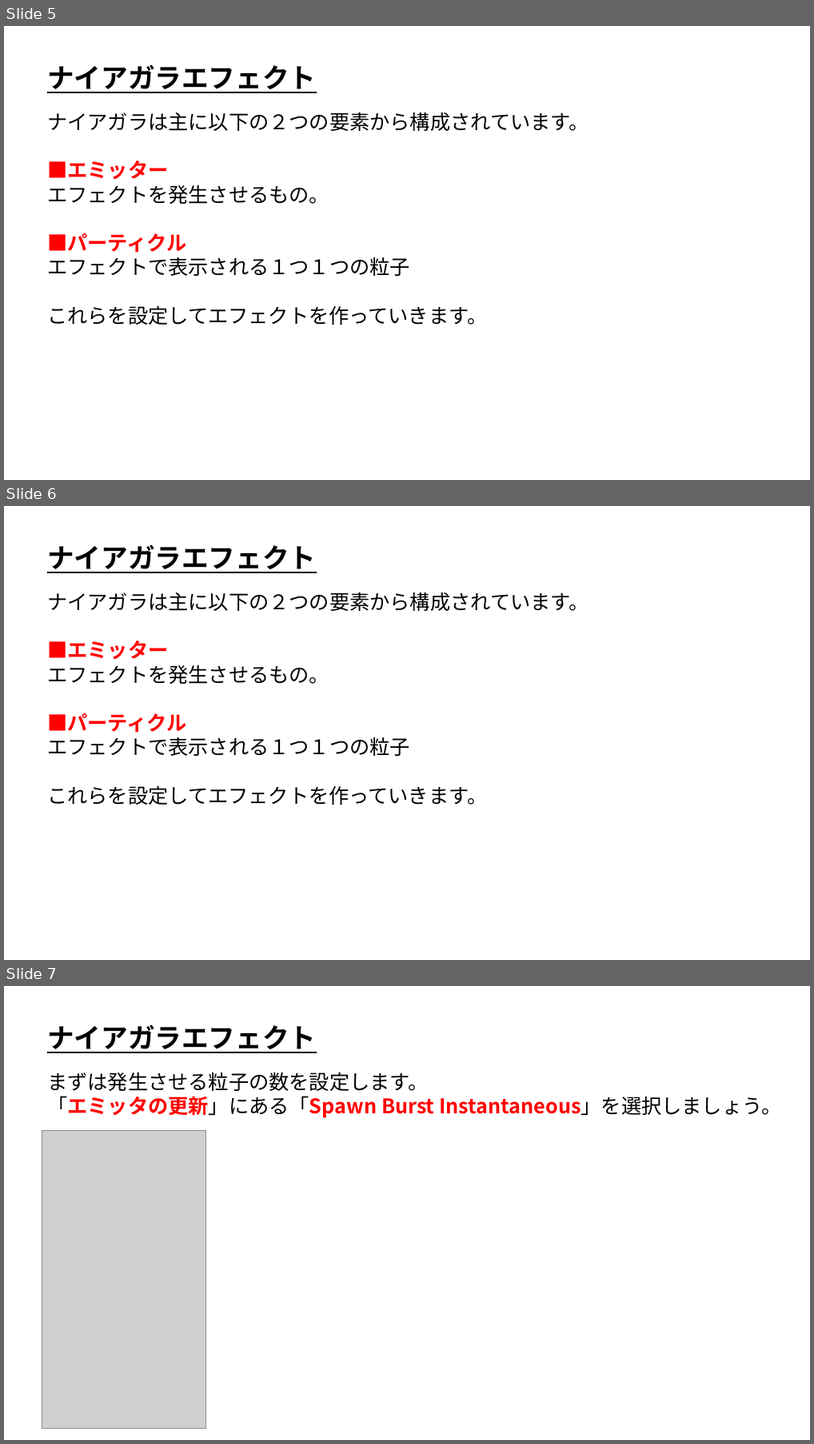
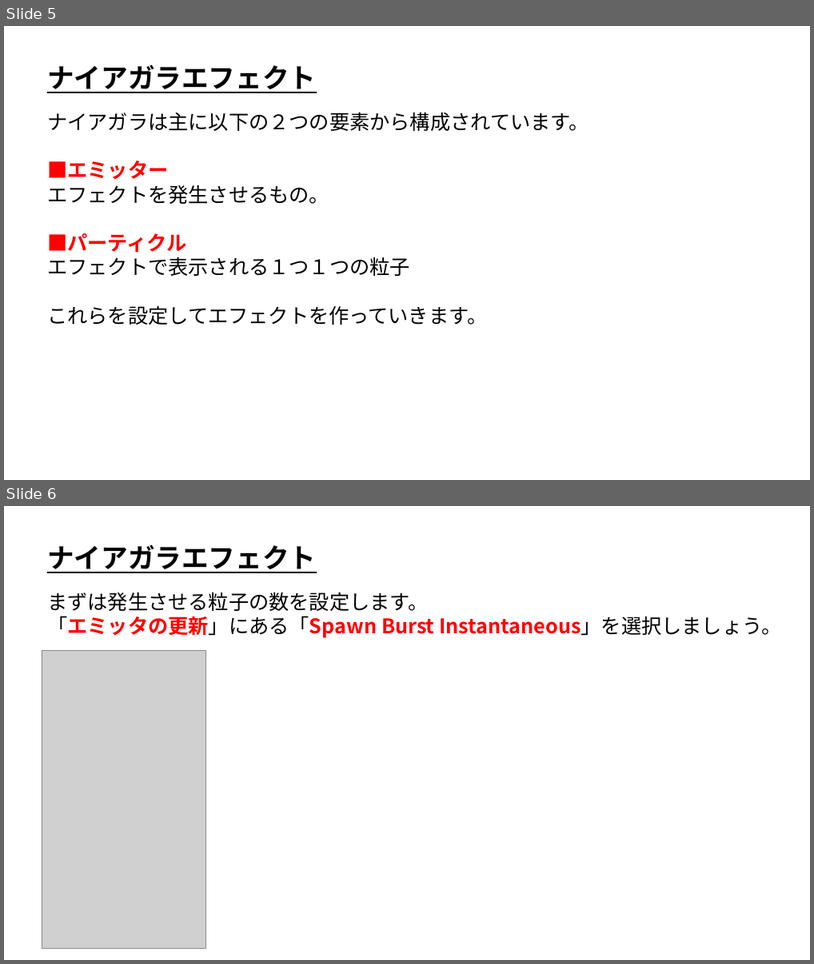
Before and after one commit to ArakiYusuke-Ohara/Textbook, a slide deck: ゲーム科3年/00_前期/ゲームエンジンⅤ/15_ナイアガラエフェクトの基礎.pptx. Shown one above the other, each under a label of ours: slides 5, 6 and 7 before the commit, slides 5 and 6 after it. The pictures are 814x1444 and 814x964 pixels, drawn with LibreOffice and Linux fonts; fonts in the diff are those of the drawing; grey boxes stand for pictures. Boxes give left, top, right and bottom in pixels: in the first picture for what was removed or moved away, otherwise in the second. Text is boxed around its words. In the diff, an @@ line names an element or a change of style, - is before the commit and + after.

Commit message:
スライド微修正

```diff
--- a/ゲーム科3年/00_前期/ゲームエンジンⅤ/15_ナイアガラエフェクトの基礎.pptx
+++ b/ゲーム科3年/00_前期/ゲームエンジンⅤ/15_ナイアガラエフェクトの基礎.pptx
@@ slide 6 removed at (4,506,810,960), background #FFFFFF @@
@@ text removed at (47,544,316,573) @@
-ナイアガラエフェクト
@@ text removed at (47,592,589,804) @@
-ナイアガラは主に以下の２つの要素から構成されています。
-■エミッター
-エフェクトを発生させるもの。
-■パーティクル
-エフェクトで表示される１つ１つの粒子
-これらを設定してエフェクトを作っていきます。
@@ what was slide 7 is now slide 6 @@
```
